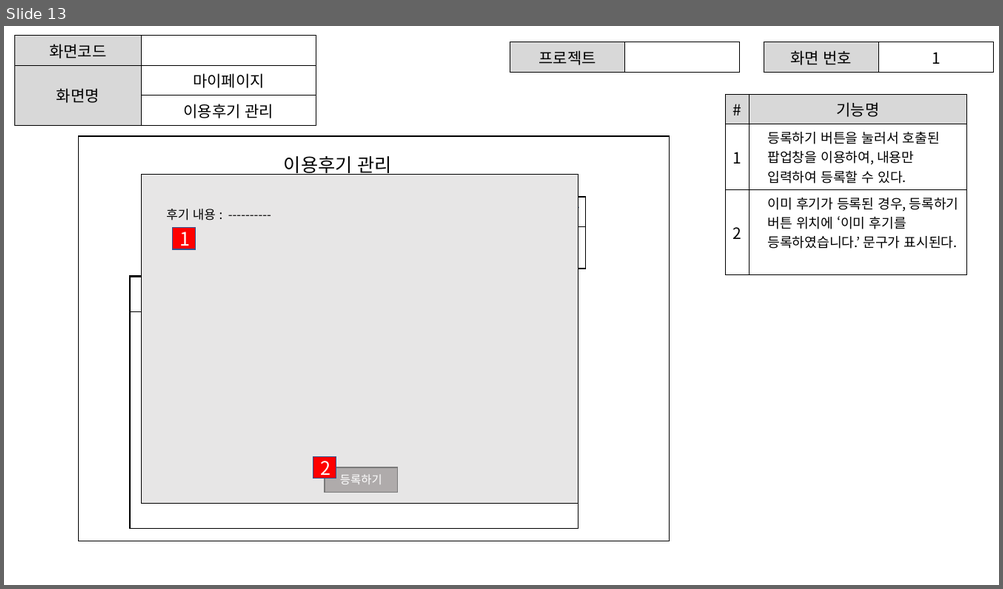
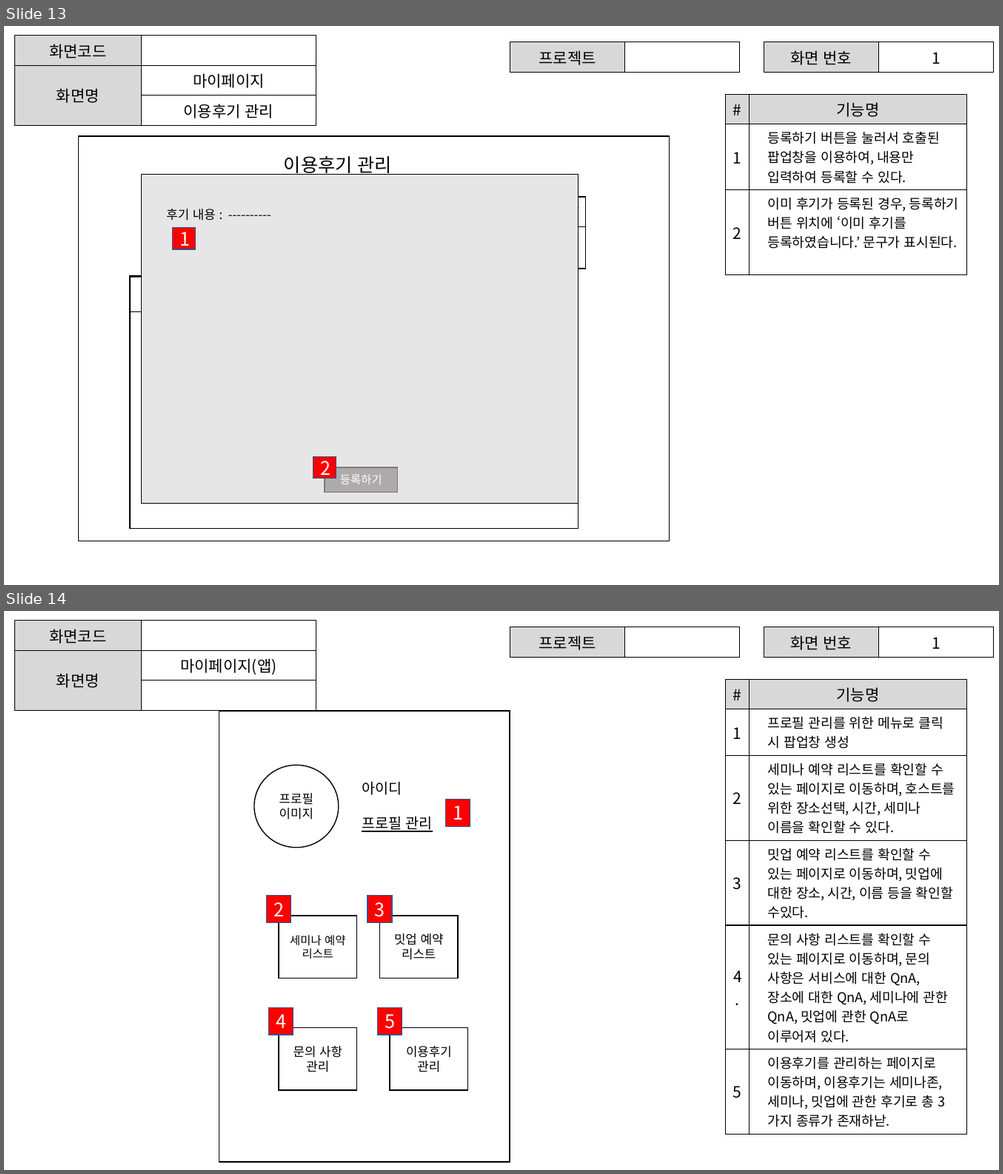
Before and after one commit to ezenteam2/e-Zone, a slide deck: gr2_lhj/마이페이지.pptx. Shown one above the other, each under a label of ours: slide 13 before the commit, slides 13 and 14 after it. The pictures are 1003x589 and 1003x1174 pixels, drawn with LibreOffice and Linux fonts; fonts in the diff are those of the drawing. Boxes give left, top, right and bottom in pixels: in the first picture for what was removed or moved away, otherwise in the second. Text is boxed around its words. In the diff, an @@ line names an element or a change of style, - is before the commit and + after.

```diff
--- a/gr2_lhj/마이페이지.pptx
+++ b/gr2_lhj/마이페이지.pptx
@@ slide 14 added at bbox=[4, 611, 999, 1170], background #FFFFFF @@
@@ table added at bbox=[14, 621, 316, 699], 3 rows, 2 columns @@
+화면코드 | 
+화면명 | 마이페이지(앱)
+ | 
@@ table added at bbox=[510, 627, 740, 653], 1 rows, 2 columns @@
+프로젝트 | 
@@ table added at bbox=[763, 627, 993, 653], 1 rows, 2 columns @@
+화면 번호 | 1
@@ table added at bbox=[726, 680, 967, 1130], 6 rows, 2 columns @@
+# | 기능명
+1 | 프로필 관리를 위한 메뉴로 클릭 시 팝업창 생성
+2 | 세미나 예약 리스트를 확인할 수 있는 페이지로 이동하며, 호스트를 위한 장소선택, 시간, 세미나 이름을 확인할 수 있다.
+3 | 밋업 예약 리스트를 확인할 수 있는 페이지로 이동하며, 밋업에 대한 장소, 시간, 이름 등을 확인할 수있다.
+4. | 문의 사항 리스트를 확인할 수 있는 페이지로 이동하며, 문의 사항은 서비스에 대한 QnA, 장소에 대한 QnA, 세미나에 관한 QnA, 밋업에 관한 QnA로 이루어져 있다.
+5 | 이용후기를 관리하는 페이지로 이동하며, 이용후기는 세미나존, 세미나, 밋업에 관한 후기로 총 3가지 종류가 존재하낟.
@@ rectangle added at bbox=[219, 711, 509, 1162], outline #000000 1 pt @@
@@ ellipse added at bbox=[254, 766, 338, 849], outline #000000 1 pt, 12 pt, text #000000 @@
+프로필이미지
@@ text added at bbox=[361, 781, 432, 832], 14 pt, text #000000, underline @@
+아이디
+프로필 관리
@@ rectangle added at bbox=[446, 800, 470, 826], fill #FF0000, outline #325491 1 pt, 18 pt, text #FFFFFF @@
+1
@@ rectangle added at bbox=[267, 896, 291, 923], fill #FF0000, outline #325491 1 pt, 18 pt, text #FFFFFF @@
+2
@@ rectangle added at bbox=[367, 896, 392, 923], fill #FF0000, outline #325491 1 pt, 18 pt, text #FFFFFF @@
+3
@@ rectangle added at bbox=[279, 916, 357, 979], outline #000000 1 pt, 11 pt, text #000000 @@
+세미나 예약 리스트
@@ rectangle added at bbox=[380, 916, 458, 979], outline #000000 1 pt, 12 pt, text #000000 @@
+밋업 예약
+리스트
@@ rectangle added at bbox=[269, 1008, 293, 1035], fill #FF0000, outline #325491 1 pt, 18 pt, text #FFFFFF @@
+4
@@ rectangle added at bbox=[378, 1008, 402, 1035], fill #FF0000, outline #325491 1 pt, 18 pt, text #FFFFFF @@
+5
@@ rectangle added at bbox=[279, 1028, 357, 1091], outline #000000 1 pt, 12 pt, text #000000 @@
+문의 사항
+관리
@@ rectangle added at bbox=[390, 1028, 468, 1091], outline #000000 1 pt, 12 pt, text #000000 @@
+이용후기 관리
```
Also in this commit, not shown: 12 other slides added, 2 other files.
